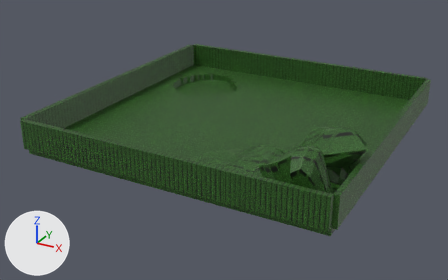
An edit to the glTF model Vulkan/media/Models/StartingArea.gltf, drawn before and after from the same camera.
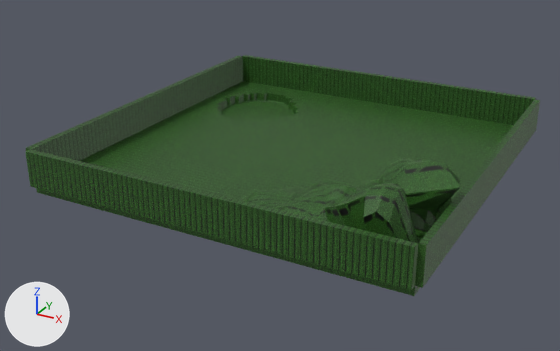
The first picture shows the older version from a camera (50 mm lens) standing at (452.0, -887.0, 403.0) and looking at (-18.0, -34.0, -23.0). The close-ups show both versions on the part from 0% to 100% of the width and 0% to 100% of the height of that picture. The axes (+X, +Y, +Z) are drawn at lower left. The lights are the same throughout. Vertices at the same position are counted once.

Script lines for the objects in view, before the commit:
```python
me_cube = bpy.data.meshes.new('Cube')
me_cube.from_pydata(...)  # 4327 vertices, 8656 faces; spans x -260.0..263.0, y -260.0..260.0, z -27.0..77.0
me_cube.materials.append(mat_material)  # picture img_grass
ob_cube = bpy.data.objects.new('Cube', me_cube)
ob_cube.location = (0.0, 0.0, 0.0)
```
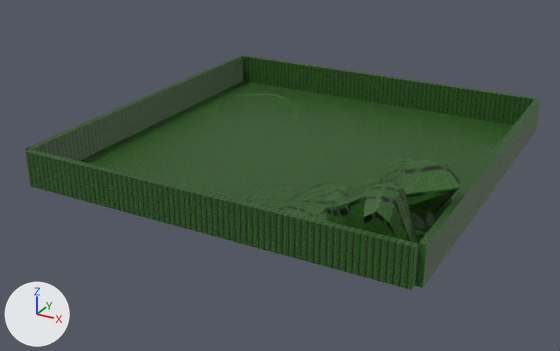
What the commit changed:
me_cube is used by ob_cube; location (0.0, 0.0, 0.0).
me_cube had 4327 vertices, 8656 faces and spanned x -260.0..263.0, y -260.0..260.0, z -27.0..77.0.
me_cube now has 4251 vertices, 8504 faces and spans x -260.0..263.0, y -260.0..260.0, z -15.0..77.0.
me_cube part 1: 139 vertices moved from x -220.0..-108.0, y 78.0..212.0, z -27.0..-11.0 to x -212.0..-98.0, y 83.0..204.0, z -15.0..-3.0; 124 vertices removed from x -227.0..-86.0, y 71.0..212.0, z -27.0..-11.0; 52 vertices added at x -212.0..-92.0, y 77.0..204.0, z -15.0..0.0.
me_cube part 2: 4 vertices removed from x -251.0..251.0, y -251.0..251.0, z -13.0.
me_cube part 3: 218 kept faces spanning x -220.0..-98.0, y 78.0..212.0, z -15.0..1.0 get new texture (UV) coordinates.

Boxes (x1, y1, x2, y2) around the edits, measured in the close-ups (560 x 351 px; the box of a moved part takes in the faces that stretch with it):
'Cube', reshaped
    before: (26, 55, 540, 296)
    after: (26, 55, 540, 290)
part 1 of me_cube, moved or reshaped
    before: (217, 93, 299, 119)
    after: (219, 93, 296, 121)
part 2 of me_cube, deleted (green)
    before: (36, 102, 420, 296)
part 3 of me_cube, surface changed
    before: (222, 93, 278, 111)
    after: (222, 93, 278, 103)
